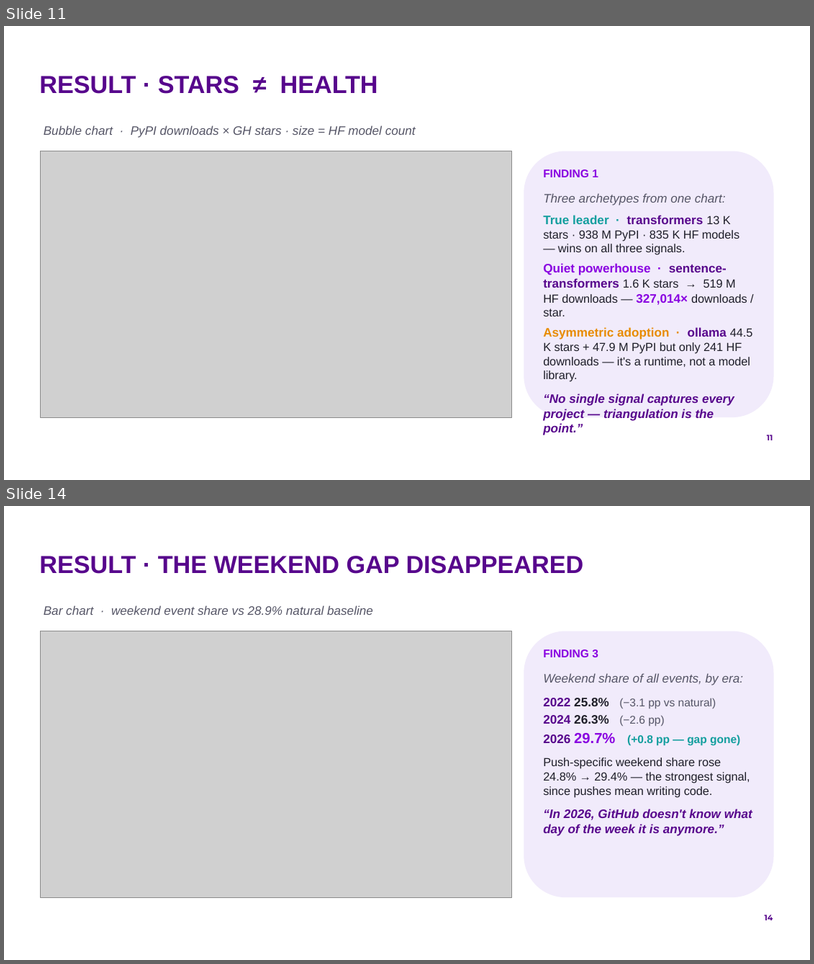
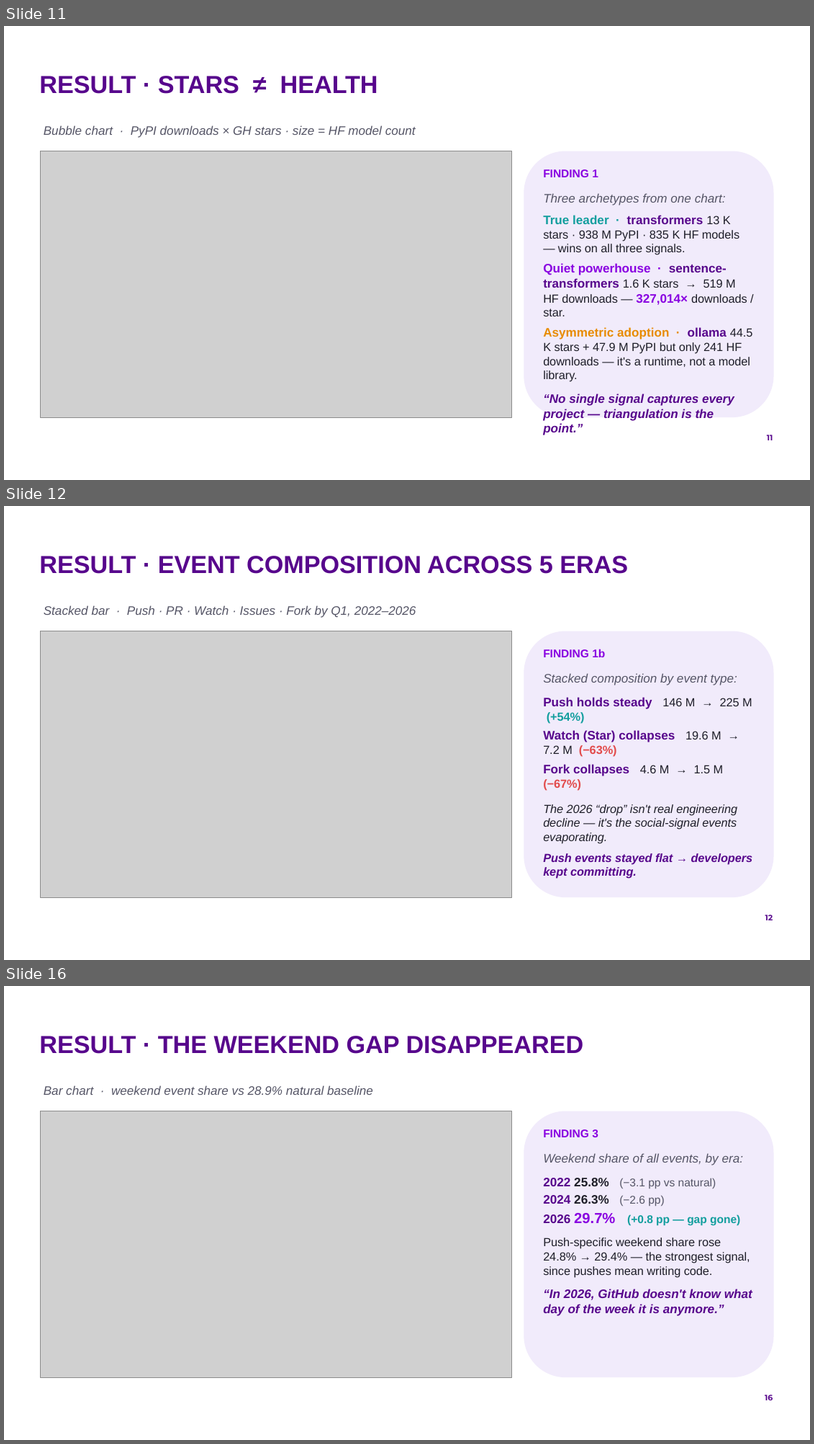
Before and after one commit to by2566-hash/OSS_Pulse, a slide deck: report/presentation/group9_oss_pulse.pptx. Shown one above the other, each under a label of ours: slides 11 and 14 before the commit, slides 11, 12 and 16 after it; the slides between them are not shown. The pictures are 814x964 and 814x1444 pixels, drawn with LibreOffice and Linux fonts; fonts in the diff are those of the drawing; grey boxes stand for pictures; background and template pictures are left out. Boxes give left, top, right and bottom in pixels: in the first picture for what was removed or moved away, otherwise in the second. Text is boxed around its words. In the diff, an @@ line names an element or a change of style, - is before the commit and + after.

```diff
--- a/report/presentation/group9_oss_pulse.pptx
+++ b/report/presentation/group9_oss_pulse.pptx
@@ slide 12 added at [4,506,810,960], background #FFFFFF; not listed: 1 template element that a slide beside it also shows @@
@@ title added at [39,556,628,574], 22 pt, text #57068C, bold @@
+RESULT · EVENT COMPOSITION ACROSS 5 ERAS
@@ text added at [44,605,417,618], 11 pt, text #555566, italic @@
+Stacked bar · Push · PR · Watch · Issues · Fork by Q1, 2022–2026
@@ picture added at [40,631,512,897] @@
@@ rounded rectangle added at [524,631,774,897], fill #F1EBFB @@
@@ text added at [543,649,605,657], 10 pt, text #8900E1, bold @@
+FINDING 1b
@@ text added at [543,673,754,878], 10.5 pt, text #1E1E28, italic @@
+Stacked composition by event type:
+Push holds steady 146 M → 225 M (+54%)
+Watch (Star) collapses 19.6 M → 7.2 M (−63%)
+Fork collapses 4.6 M → 1.5 M (−67%)
+The 2026 “drop” isn't real engineering decline — it's the social-signal events evaporating.
+Push events stayed flat → developers kept committing.
@@ what was slide 14 is now slide 16 @@
@@ page number at [765,1394,773,1400]: text changed @@
-14
+16
```
Also in this commit, not shown: 10 slides changed, 3 other slides added, 1 slide removed, 3 other files.
